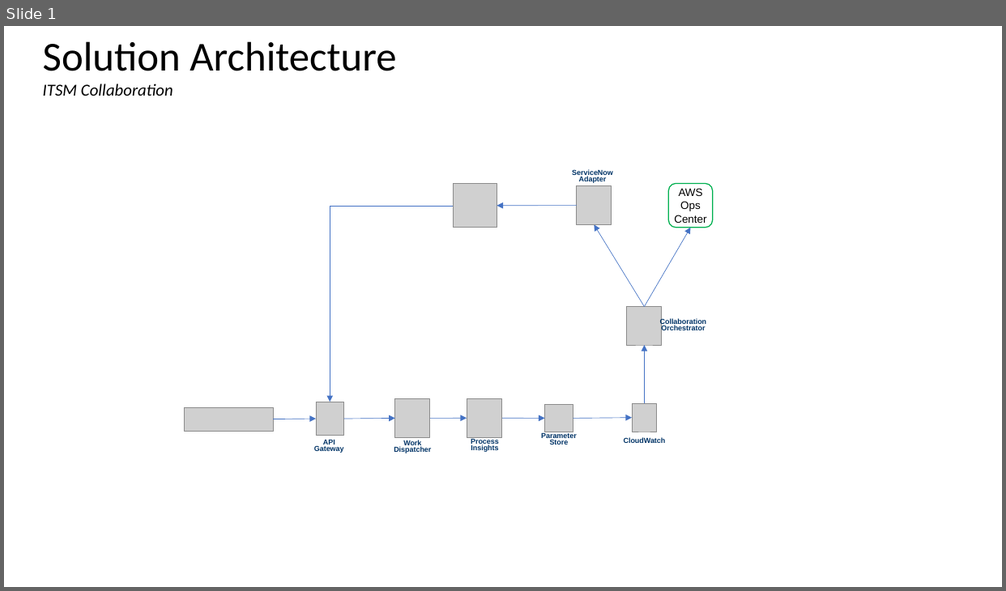
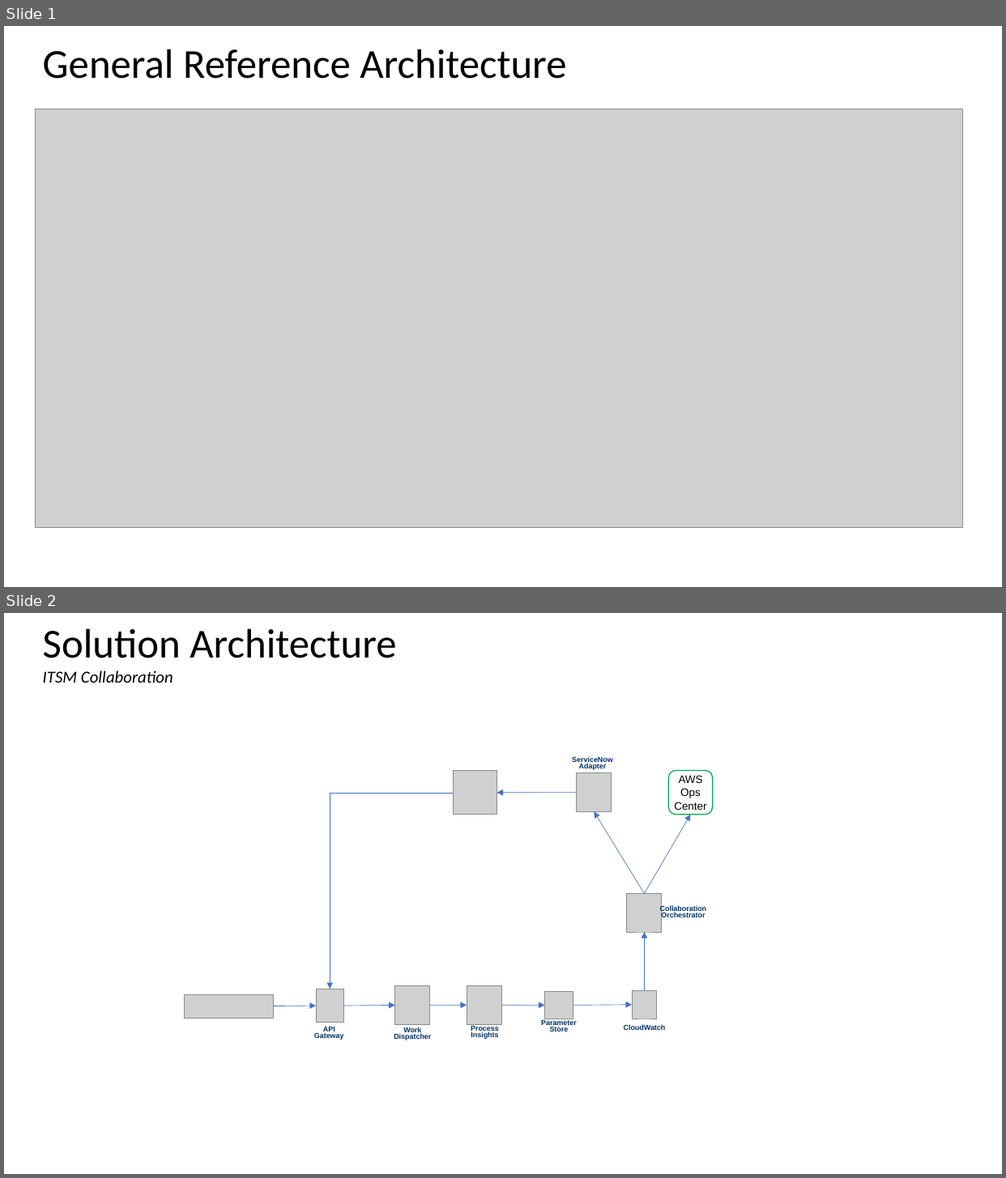
Before and after one commit to quick-start-tools/ITSM-Controlled-Continuous-Cost-Optimization, a slide deck: Solution Architecture.pptx. Shown one above the other, each under a label of ours: slide 1 before the commit, slides 1 and 2 after it. The pictures are 1006x591 and 1006x1178 pixels, drawn with LibreOffice and Linux fonts; fonts in the diff are those of the drawing; grey boxes stand for pictures. Boxes give left, top, right and bottom in pixels: in the first picture for what was removed or moved away, otherwise in the second. Text is boxed around its words. In the diff, an @@ line names an element or a change of style, - is before the commit and + after.

```diff
--- a/Solution Architecture.pptx
+++ b/Solution Architecture.pptx
@@ slide 1 added at (4, 26, 1002, 587), background #FFFFFF @@
@@ title added at (43, 49, 566, 79), 39.6 pt, text #000000 @@
+General Reference Architecture
@@ picture added at (36, 109, 964, 527) @@
@@ what was slide 1 is now slide 2 @@
```
